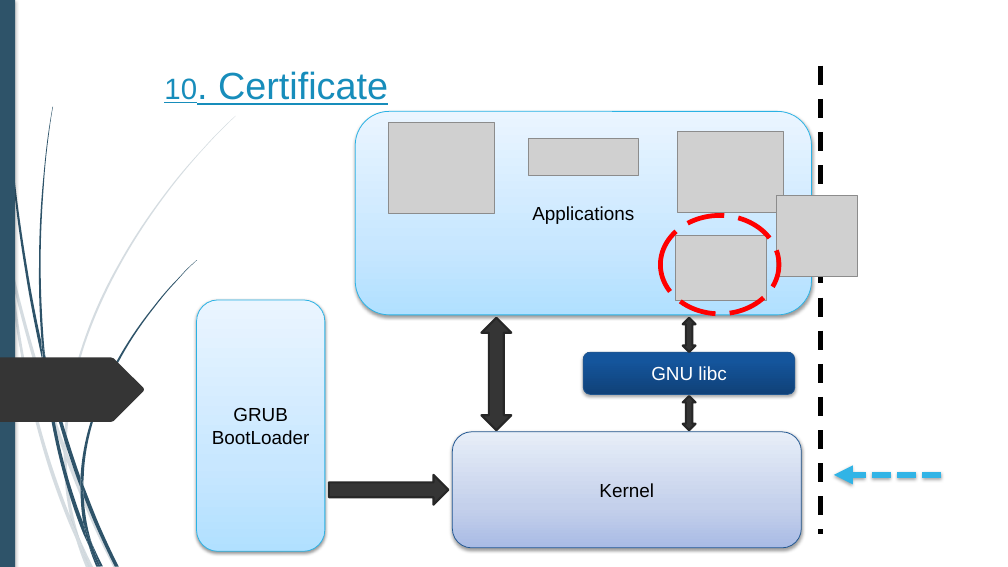
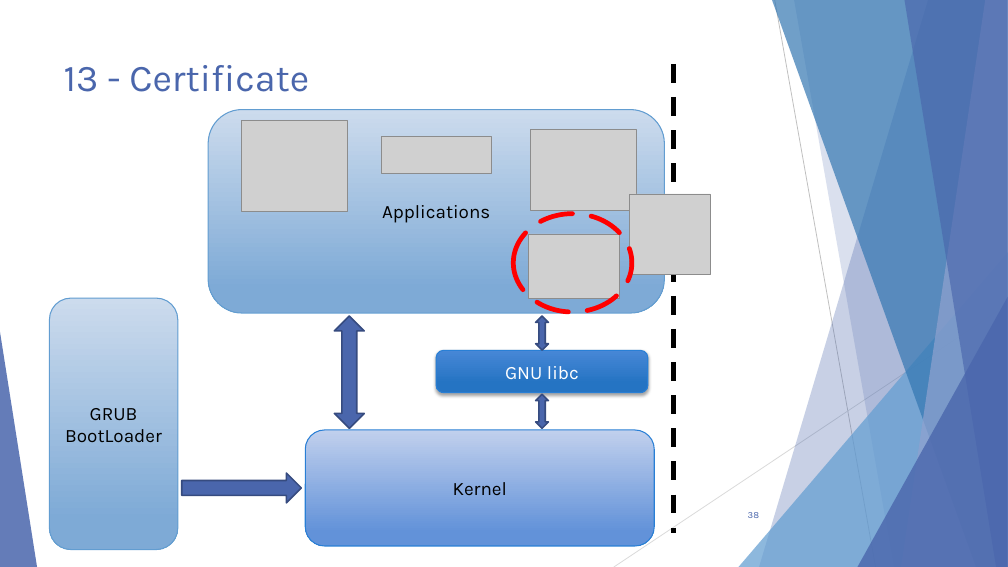
Before and after one commit to alexandreAubois/Secu_linux, a slide deck: slide 38 of Projet-Linux.pptx (slide 25 before the commit). Drawn at 1008x567 pixels with LibreOffice and Linux fonts; fonts in the diff are those of the drawing; grey boxes stand for pictures; background and template pictures are left out. Boxes give left, top, right and bottom in pixels: in the first picture for what was removed or moved away, otherwise in the second. Text is boxed around its words. In the diff, an @@ line names an element or a change of style, - is before the commit and + after.

```diff
--- a/Projet-Linux.pptx
+++ b/Projet-Linux.pptx
@@ rectangle removed at [0, 0, 15, 567] @@
@@ title added at [64, 65, 309, 92], 36 pt, text #4A66AC @@
+13 - Certificate
@@ text removed at [164, 71, 388, 105] @@
-10. Certificate
@@ rounded rectangle "Applications" at [208, 110, 664, 313]: font Arial to Karla; fill gradient #B2E0FF to #C9E8FF to #EAF6FF to gradient #CDDCED to #7FAAD6; outline #2BB2E5 0.75 pt to #629DD1 1 pt; shadow off @@
@@ picture: place and size @@
-picture at [678, 132, 783, 212]
+picture at [531, 129, 637, 210]
@@ rounded rectangle "GRUB" at [49, 298, 178, 550]: font Arial to Karla; fill gradient #B2E0FF to #C9E8FF to #EAF6FF to gradient #CDDCED to #7FAAD6; outline #2BB2E5 0.75 pt to #629DD1 1 pt; shadow off @@
@@ 2 rounded rectangles, 1 ellipse, 1 right arrow, 1 up down arrow: place and size @@
-2 rounded rectangles, 1 ellipse, 1 right arrow, 1 up down arrow at [197, 216, 796, 552]
+2 rounded rectangles, 1 ellipse, 1 right arrow, 1 up down arrow at [49, 214, 648, 550]
@@ freeform shape removed at [0, 358, 144, 422] @@
@@ group added at [0, 0, 1008, 567]: 5 freeform shapes, 3 triangles, 2 lines @@
@@ rounded rectangle "GNU libc" at [436, 351, 648, 393]: font Arial to Karla; fill gradient #104278 to #15569C to #13569F to gradient #4887D7 to #2674C3; outline #235790 0.75 pt to #297FD5 1 pt; shadow changed @@
@@ 4 pictures, 2 rounded rectangles, 2 up down arrows, 1 line: place and size @@
-4 pictures, 2 rounded rectangles, 2 up down arrows, 1 line at [355, 66, 858, 547]
+4 pictures, 2 rounded rectangles, 2 up down arrows, 1 line at [208, 64, 711, 546]
@@ fill #353535 to #4A66AC; outline #272727 2 pt to #374B7F 1.5 pt in 4 elements at [536, 316, 549, 350], [181, 473, 301, 504], [334, 316, 364, 429], [536, 394, 549, 428] @@
@@ rounded rectangle "Kernel" at [306, 430, 655, 546]: font Arial to Karla; fill gradient #AABCE5 to #C4D0EC to #E8EDF8 to gradient #C2D1EE to #6393DA; outline #235790 0.75 pt to #297FD5 1 pt; shadow off @@
@@ arrow removed from (941, 475) to (834, 475) @@
@@ group removed at [0, 116, 236, 567]: 10 freeform shapes @@
@@ group removed at [2, 0, 197, 567]: 12 freeform shapes @@
@@ page number added at [748, 512, 759, 518], 9 pt, text #4A66AC @@
+38
```
Also in this commit, not shown: 27 other slides changed, 13 slides added, 5 slides removed.
